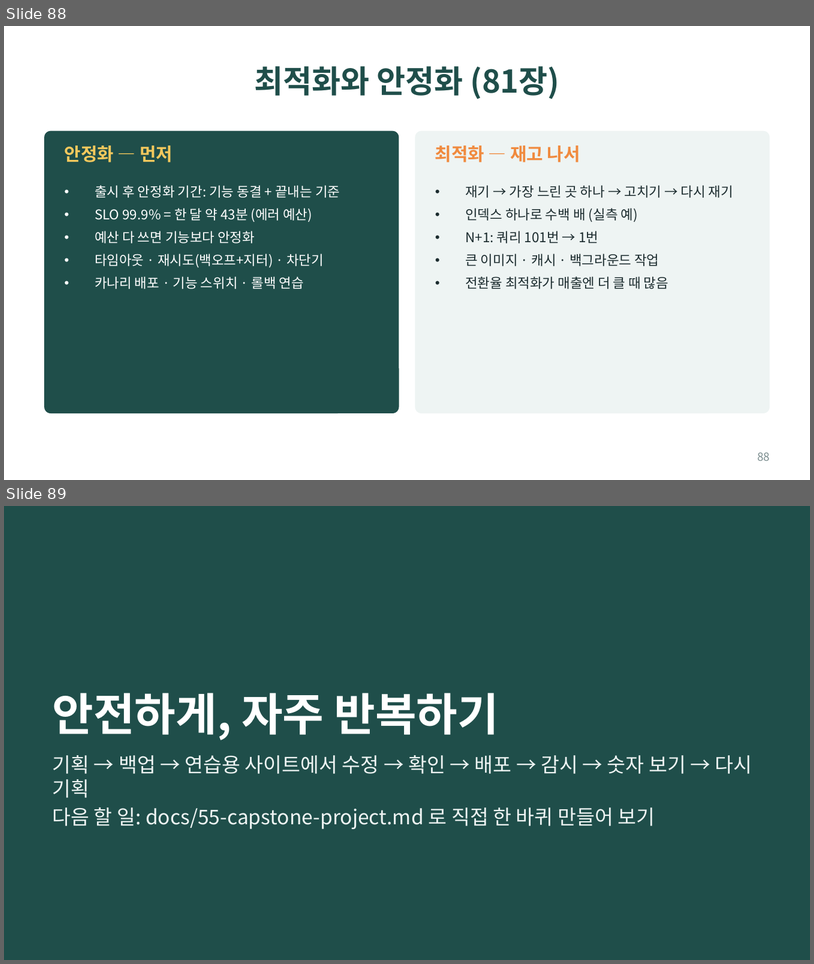
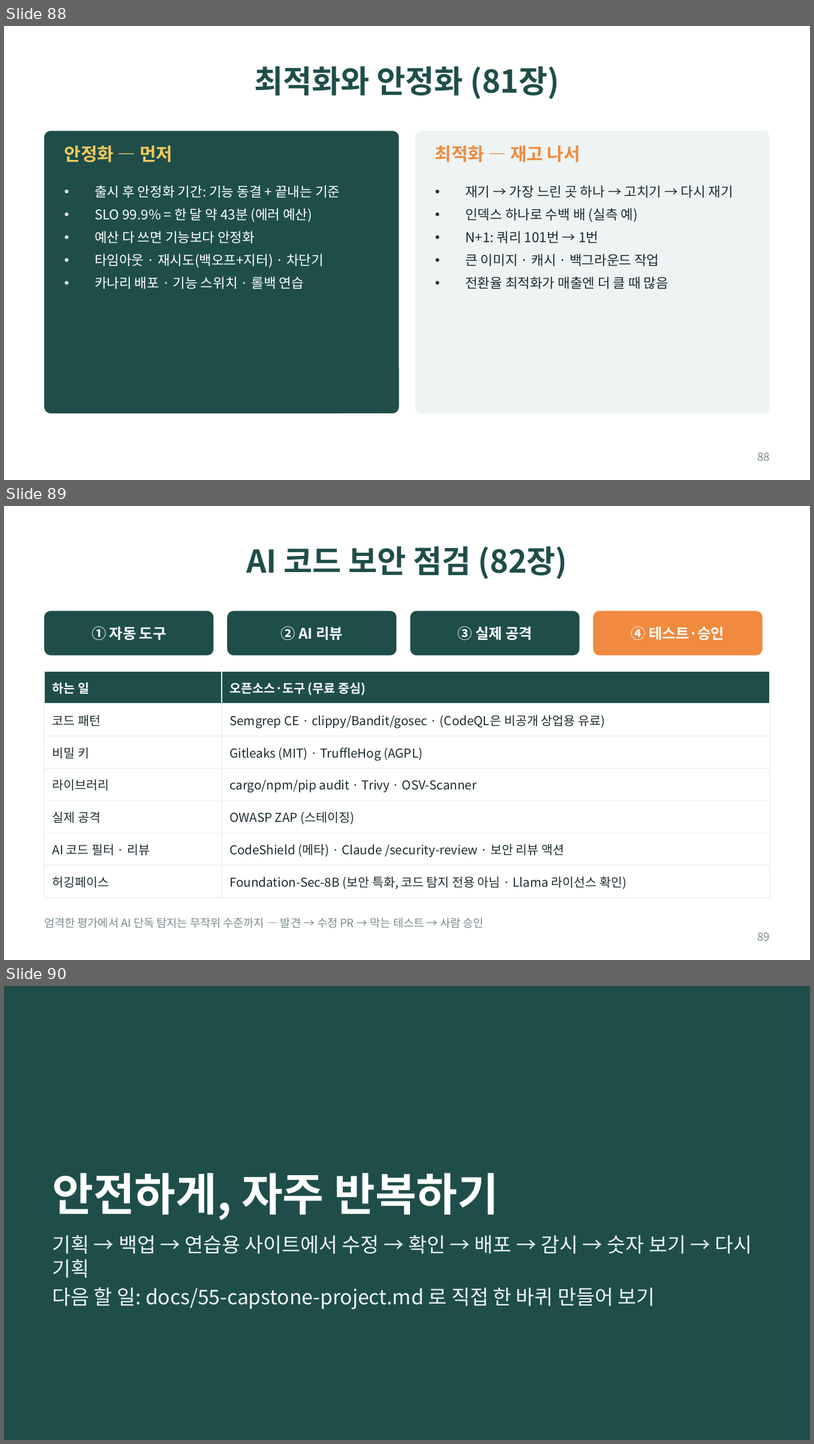
Before and after one commit to bincodin-ko/stanford-study, a slide deck: slides/internet-business-101.pptx. Shown one above the other, each under a label of ours: slides 88 and 89 before the commit, slides 88, 89 and 90 after it. The pictures are 814x964 and 814x1444 pixels, drawn with LibreOffice and Linux fonts; fonts in the diff are those of the drawing. Boxes give left, top, right and bottom in pixels: in the first picture for what was removed or moved away, otherwise in the second. Text is boxed around its words. In the diff, an @@ line names an element or a change of style, - is before the commit and + after.

```diff
--- a/slides/internet-business-101.pptx
+++ b/slides/internet-business-101.pptx
@@ slide 89 added at (x1=4, y1=506, x2=810, y2=960), background #FFFFFF @@
@@ title added at (x1=246, y1=546, x2=568, y2=579), 28 pt, text #1F4E4A, bold @@
+AI 코드 보안 점검 (82장)
@@ rounded rectangle added at (x1=44, y1=611, x2=213, y2=655), fill #1F4E4A @@
@@ rounded rectangle added at (x1=227, y1=611, x2=397, y2=655), fill #1F4E4A @@
@@ rounded rectangle added at (x1=410, y1=611, x2=580, y2=655), fill #1F4E4A @@
@@ rounded rectangle added at (x1=593, y1=611, x2=763, y2=655), fill #F08A3E @@
@@ text added at (x1=92, y1=626, x2=167, y2=640), 13 pt, text #FFFFFF, bold @@
+① 자동 도구
@@ text added at (x1=281, y1=626, x2=343, y2=640), 13 pt, text #FFFFFF, bold @@
+② AI 리뷰
@@ text added at (x1=458, y1=626, x2=533, y2=640), 13 pt, text #FFFFFF, bold @@
+③ 실제 공격
@@ text added at (x1=632, y1=626, x2=725, y2=640), 13 pt, text #FFFFFF, bold @@
+④ 테스트·승인
@@ table added at (x1=44, y1=672, x2=770, y2=891), 7 rows, 2 columns @@
+하는 일 | 오픈소스·도구 (무료 중심)
+코드 패턴 | Semgrep CE · clippy/Bandit/gosec · (CodeQL은 비공개 상업용 유료)
+비밀 키 | Gitleaks (MIT) · TruffleHog (AGPL)
+라이브러리 | cargo/npm/pip audit · Trivy · OSV-Scanner
+실제 공격 | OWASP ZAP (스테이징)
+AI 코드 필터 · 리뷰 | CodeShield (메타) · Claude /security-review · 보안 리뷰 액션
+허깅페이스 | Foundation-Sec-8B (보안 특화, 코드 탐지 전용 아님 · Llama 라이선스 확인)
@@ text added at (x1=44, y1=917, x2=484, y2=928), 10 pt, text #7A8C8E @@
+엄격한 평가에서 AI 단독 탐지는 무작위 수준까지 — 발견 → 수정 PR → 막는 테스트 → 사람 승인
@@ page number added at (x1=758, y1=932, x2=770, y2=940), 10 pt, text #7A8C8E @@
+89
@@ what was slide 89 is now slide 90 @@
```
Also in this commit, not shown: 1 slide changed, 18 other files.
